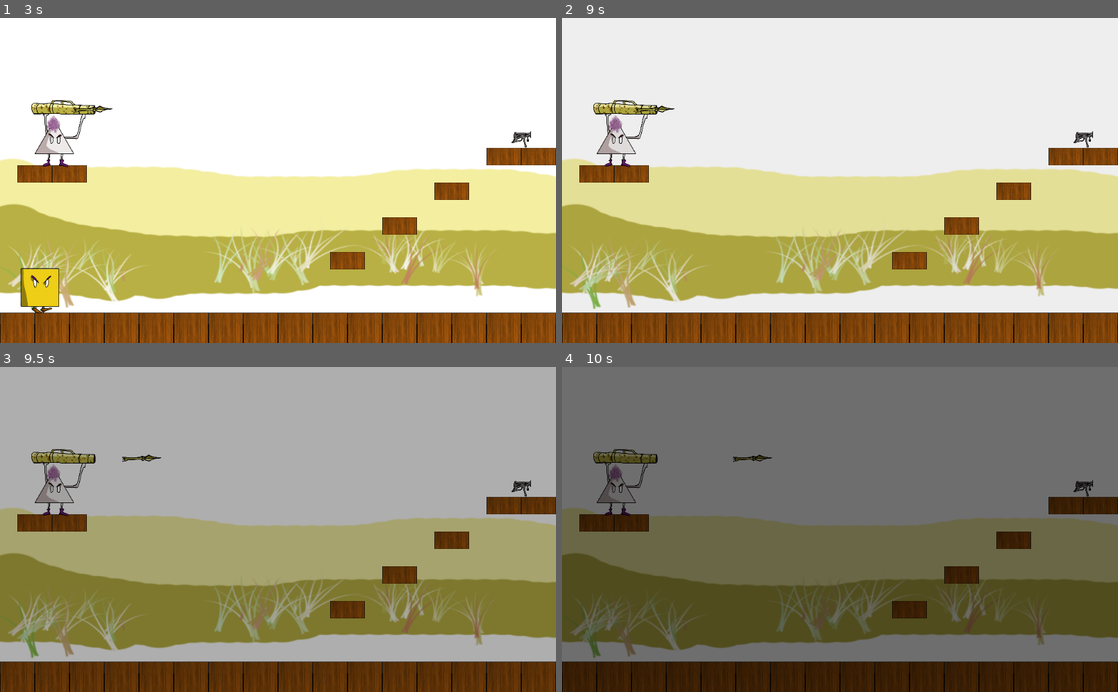
Above: before the commit, frames 1-4 (two rows, left to right).
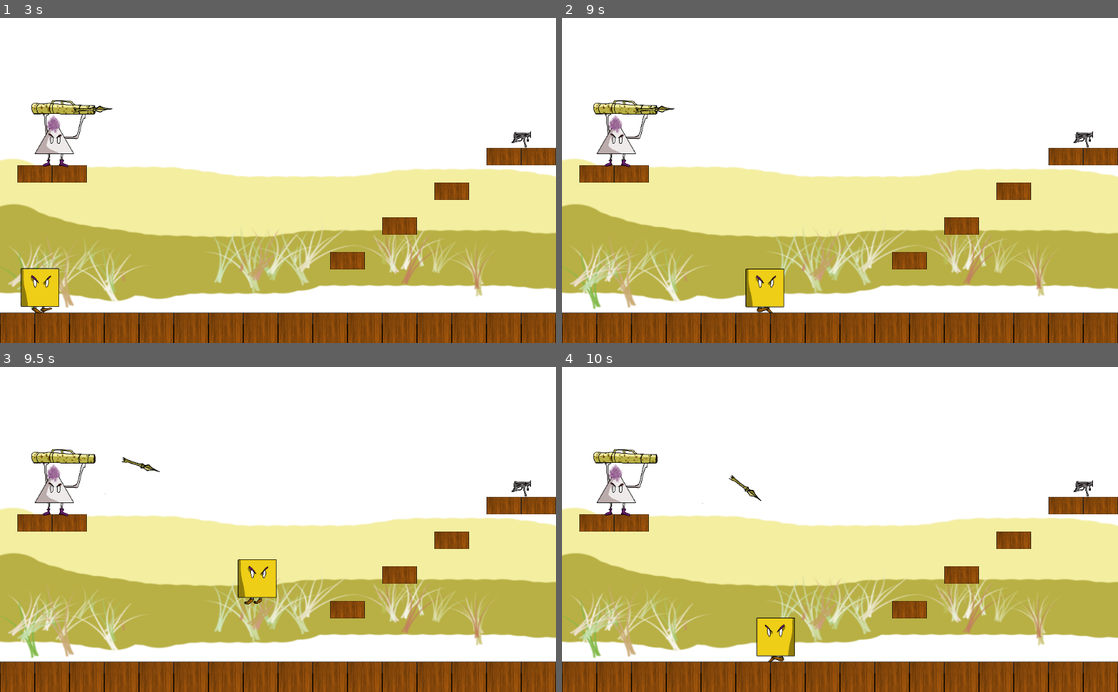
Above: after the commit, the same moments.

Repository: guimafelipe/LD45
Game: Godot game, scene res://Levels/Level3.tscn
Two runs of this game, one before a commit and one after it. Both use one fixed random seed, a clock stepped at 60 frames per second and the inputs below. This scene is started directly instead of the project's main scene. The engine's default icon, where the game draws it, is replaced by a stand-in: a white triangle on a blue panel in a dark square.
Inputs (mouse positions are in pixels of both pictures, inside the frame that each line leads up to):
- Up to frame 1 (3 s): move the mouse to (400, 164) at 0.52 s; hold S (s) 0.53-1.28 s; hold Right (ui_right) 0.53-2.03 s; tap Space (jump) at 0.77, 1.52 s; click (400, 164) at 0.8 s; move the mouse to (166, 196) at 1.27 s; click (166, 196) at 1.35 s; tap W (w) at 1.55 s; move the mouse to (333, 109) at 2.02 s; hold Left (ui_left) 2.03-2.78 s; hold W (w) 2.03-2.78 s; tap S (s) at 2.3, 2.85 s; move the mouse to (250, 245) at 2.77 s; hold Right (ui_right) from 2.78 s (still down)
- Up to frame 2 (9 s): tap Space (jump) at 3.02, 3.77, 4.52, 6.02, 6.77, 7.52 s; click (812, 245) at 3.05 s; move the mouse to (1006, 229) at 3.52 s; hold W (w) 3.53-4.28 s; click (1006, 229) at 3.6 s; move the mouse to (673, 131) at 4.27 s; release Right (ui_right) at 4.28 s; hold Left (ui_left) 4.28-5.03 s; tap W (w) at 4.35, 6.05, 8.85 s; tap S (s) at 4.55, 6.8, 7.35 s; move the mouse to (867, 180) at 5.02 s; hold Right (ui_right) 5.03-5.78 s; hold S (s) 5.03-5.78 s; click (867, 180) at 5.3 s; move the mouse to (756, 99) at 5.77 s; hold Left (ui_left) 5.78-7.28 s; click (756, 99) at 5.85 s; move the mouse to (962, 164) at 6.52 s; hold W (w) 6.53-7.28 s; move the mouse to (728, 196) at 7.27 s; hold Right (ui_right) from 7.28 s (still down); click (728, 196) at 7.55 s; move the mouse to (895, 109) at 8.02 s; hold W (w) 8.03-8.78 s; click (895, 109) at 8.1 s; move the mouse to (812, 245) at 8.77 s
- Up to frame 3 (9.5 s): keep holding Right (ui_right); tap Space (jump) at 9.02 s; tap S (s) at 9.05 s
- Up to frame 4 (10 s): move the mouse to (1006, 578) at 9.52 s; release Right (ui_right) at 9.53 s; hold Left (ui_left) from 9.53 s (still down); hold S (s) from 9.53 s (still down); tap Space (jump) at 9.77 s; click (1006, 578) at 9.8 s

Frame 1 is identical in both runs. In frame 2, 0.9% of the frame differs, in the area x 33-40%, y 77-91%; in frame 3, 99%; in frame 4, 100%, in the area x 0-100%, y 0-100%.

Commit message:
finalizei o joguinho. o codigo ta uma vergonha

Diff:
--- a/Fade.tscn
+++ b/Fade.tscn
@@ -1,7 +1,7 @@
 [gd_scene load_steps=3 format=2]
 
 [ext_resource path="res://icon.png" type="Texture" id=1]
-[ext_resource path="res://Fade.gd" type="Script" id=2]
+[ext_resource path="res://Scripts/Fade.gd" type="Script" id=2]
 
 [node name="Fade" type="TextureRect"]
 
--- a/Levels/Level1.tscn
+++ b/Levels/Level1.tscn
@@ -1041,12 +1041,19 @@
 position = Vector2( -53.4913, -8.34146 )
 _sections_unfolded = [ "Transform" ]
 
+[node name="DmgTimer" type="Timer" parent="Pistoleiro" index="4"]
+
+process_mode = 1
+wait_time = 0.5
+one_shot = true
+autostart = false
+
 [node name="PistolaPickable" parent="." index="4" instance=ExtResource( 7 )]
 
 position = Vector2( 160, 192 )
 
 [node name="Fade" parent="." index="5" instance=ExtResource( 8 )]
 
-stretch_mode = 0
-
 [connection signal="timeout" from="Pistoleiro/Timer" to="Pistoleiro" method="_on_Timer_timeout"]
+
+[connection signal="timeout" from="Pistoleiro/DmgTimer" to="Pistoleiro" method="_on_DmgTimer_timeout"]
--- a/Levels/Level2.tscn
+++ b/Levels/Level2.tscn
@@ -1183,9 +1183,16 @@
 [node name="CollisionShape2D" type="CollisionShape2D" parent="Metralheiro" index="1"]
 
 position = Vector2( 11.4031, -2.44354 )
-shape = SubResource( 1 )
-
-[node name="BulletSpawner" type="Position2D" parent="Metralheiro" index="2"]
+shape = SubResource( 2 )
+
+[node name="DmgTimer" type="Timer" parent="Metralheiro" index="2"]
+
+process_mode = 1
+wait_time = 0.5
+one_shot = true
+autostart = false
+
+[node name="BulletSpawner" type="Position2D" parent="Metralheiro" index="3"]
 
 position = Vector2( -68.1367, -18.7336 )
 _sections_unfolded = [ "Transform" ]
@@ -1210,7 +1217,7 @@
 
 [node name="Fade" parent="." index="5" instance=ExtResource( 8 )]
 
-stretch_mode = 0
+[connection signal="timeout" from="Metralheiro/DmgTimer" to="Metralheiro" method="_on_DmgTimer_timeout"]
 
 [connection signal="timeout" from="Metralheiro/BulletSpawner/Timer" to="Metralheiro" method="_on_Timer_timeout"]
 
--- a/Levels/Level3.tscn
+++ b/Levels/Level3.tscn
@@ -9,17 +9,17 @@
 [ext_resource path="res://PickableMetralha.tscn" type="PackedScene" id=7]
 [ext_resource path="res://Fade.tscn" type="PackedScene" id=8]
 
-[sub_resource type="RectangleShape2D" id=2]
+[sub_resource type="RectangleShape2D" id=1]
 
 custom_solver_bias = 0.0
 extents = Vector2( 32, 32 )
 
-[sub_resource type="ConvexPolygonShape2D" id=3]
+[sub_resource type="ConvexPolygonShape2D" id=2]
 
 custom_solver_bias = 0.0
 points = PoolVector2Array( 0, -10, 8.66025, 5, -8.66025, 5 )
 
-[node name="Level3" type="Node"]
+[node name="Level3" type="Node" index="0"]
 
 script = ExtResource( 1 )
 
@@ -1022,13 +1022,15 @@
 
 [node name="CollisionShape2D" type="CollisionShape2D" parent="Ambient/Wall12" index="1"]
 
-shape = SubResource( 2 )
+shape = SubResource( 1 )
 
 [node name="Jeremias" parent="." index="2" instance=ExtResource( 4 )]
 
 position = Vector2( 64, 480 )
 
-[node name="Bazookeiro" type="KinematicBody2D" parent="." index="3"]
+[node name="JustForBullets" type="Node2D" parent="." index="3"]
+
+[node name="Bazookeiro" type="KinematicBody2D" parent="JustForBullets" index="0"]
 
 position = Vector2( 116.815, 213.437 )
 input_pickable = false
@@ -1040,36 +1042,43 @@
 "_edit_group_": true
 }
 
-[node name="Sprite" type="Sprite" parent="Bazookeiro" index="0"]
+[node name="Sprite" type="Sprite" parent="JustForBullets/Bazookeiro" index="0"]
 
 scale = Vector2( 0.12, 0.12 )
 texture = ExtResource( 6 )
 flip_h = true
 _sections_unfolded = [ "Offset", "Transform" ]
 
-[node name="CollisionShape2D" type="CollisionShape2D" parent="Bazookeiro" index="1"]
+[node name="CollisionShape2D" type="CollisionShape2D" parent="JustForBullets/Bazookeiro" index="1"]
 
 position = Vector2( -17.1463, 16.1966 )
 scale = Vector2( 3.98219, 3.96114 )
-shape = SubResource( 3 )
-
-[node name="BulletSpawner" type="Position2D" parent="Bazookeiro" index="2"]
+shape = SubResource( 2 )
+
+[node name="BulletSpawner" type="Position2D" parent="JustForBullets/Bazookeiro" index="2"]
 
 position = Vector2( 62.9917, -44.1011 )
 
-[node name="Timer" type="Timer" parent="Bazookeiro" index="3"]
+[node name="Timer" type="Timer" parent="JustForBullets/Bazookeiro" index="3"]
 
 process_mode = 1
 wait_time = 1.0
 one_shot = false
 autostart = true
 
+[node name="DmgTimer" type="Timer" parent="JustForBullets/Bazookeiro" index="4"]
+
+process_mode = 1
+wait_time = 1.0
+one_shot = false
+autostart = false
+
 [node name="PickableMetralha" parent="." index="4" instance=ExtResource( 7 )]
 
 position = Vector2( 960, 224 )
 
 [node name="Fade" parent="." index="5" instance=ExtResource( 8 )]
 
-stretch_mode = 0
-
-[connection signal="timeout" from="Bazookeiro/Timer" to="Bazookeiro" method="_on_Timer_timeout"]
+[connection signal="timeout" from="JustForBullets/Bazookeiro/Timer" to="JustForBullets/Bazookeiro" method="_on_Timer_timeout"]
+
+[connection signal="timeout" from="JustForBullets/Bazookeiro/DmgTimer" to="JustForBullets/Bazookeiro" method="_on_DmgTimer_timeout"]
--- a/Menu.tscn
+++ b/Menu.tscn
@@ -33,10 +33,10 @@
 anchor_top = 0.0
 anchor_right = 0.0
 anchor_bottom = 0.0
-margin_left = 488.0
-margin_top = 340.0
-margin_right = 529.0
-margin_bottom = 380.0
+margin_left = 454.0
+margin_top = 301.0
+margin_right = 562.0
+margin_bottom = 394.0
 rect_pivot_offset = Vector2( 0, 0 )
 rect_clip_content = false
 mouse_filter = 0
@@ -55,15 +55,16 @@
 anchor_top = 0.0
 anchor_right = 0.0
 anchor_bottom = 0.0
-margin_top = 10.0
-margin_right = 41.0
-margin_bottom = 30.0
+margin_left = 33.0
+margin_top = 36.0
+margin_right = 74.0
+margin_bottom = 56.0
 rect_pivot_offset = Vector2( 0, 0 )
 rect_clip_content = false
 focus_mode = 2
 mouse_filter = 0
 mouse_default_cursor_shape = 0
-size_flags_horizontal = 1
+size_flags_horizontal = 2
 size_flags_vertical = 1
 toggle_mode = false
 enabled_focus_mode = 2
@@ -72,5 +73,6 @@
 text = "Start"
 flat = false
 align = 1
+_sections_unfolded = [ "Size Flags" ]
 
 [connection signal="button_down" from="CenterContainer/Button" to="." method="_on_Button_button_down"]
--- a/Missil.tscn
+++ b/Missil.tscn
@@ -11,7 +11,7 @@
 [sub_resource type="CircleShape2D" id=2]
 
 custom_solver_bias = 0.0
-radius = 51.1901
+radius = 15.0731
 
 [node name="Missil" type="Area2D"]
 
@@ -31,11 +31,10 @@
 rotation = 3.14159
 scale = Vector2( 0.12, 0.12 )
 texture = ExtResource( 2 )
-_sections_unfolded = [ "Transform" ]
+_sections_unfolded = [ "Transform", "Visibility" ]
 
 [node name="CollisionShape2D" type="CollisionShape2D" parent="." index="1"]
 
-visible = false
 shape = SubResource( 1 )
 
 [node name="LifeTimer" type="Timer" parent="." index="2"]
@@ -47,7 +46,6 @@
 
 [node name="ExplosionArea" type="Area2D" parent="." index="3"]
 
-visible = false
 input_pickable = true
 gravity_vec = Vector2( 0, 1 )
 gravity = 98.0
--- a/PistolaPickable.tscn
+++ b/PistolaPickable.tscn
@@ -1,6 +1,6 @@
 [gd_scene load_steps=4 format=2]
 
-[ext_resource path="res://PistolaPickable.gd" type="Script" id=1]
+[ext_resource path="res://Scripts/PistolaPickable.gd" type="Script" id=1]
 [ext_resource path="res://Art/objetos/justGun.png" type="Texture" id=2]
 
 [sub_resource type="RectangleShape2D" id=1]
--- a/Scripts/Bazookeiro.gd
+++ b/Scripts/Bazookeiro.gd
@@ -3,6 +3,8 @@
 var BulletClass = preload("res://Missil.tscn")
 
 const COOLDOWN = 3
+
+var vidas = 4
 
 signal morri
 
@@ -11,13 +13,24 @@
 
 func shoot():
 	var bullet = BulletClass.instance()
-	bullet.set_position($BulletSpawner.position)
+#	bullet.positon = $BulletSpawner.position
+	bullet.set_position($BulletSpawner.global_position)
 	bullet.set_dir(Vector2(1, 0).normalized())
-	add_child(bullet)
+	get_parent().add_child(bullet)
 
 func _on_Timer_timeout():
 	shoot()
 
 func take_damage():
+	vidas-=1
+	modulate = Color(1, 0.2, 0.2, 0.5)
+	$DmgTimer.start()
+	if vidas == 0:
+		die()
+
+func die():
 	emit_signal("morri")
 	queue_free()
+
+func _on_DmgTimer_timeout():
+	modulate = Color(1,1,1,1)
--- a/Scripts/Level3.gd
+++ b/Scripts/Level3.gd
@@ -1,22 +1,30 @@
 extends Node
+
+var ja_acabou = false
 
 func _ready():
 	$Fade.fade_in()
 #	$Jeremias.enable_metralhadora()
 	$Fade/Timer.connect("timeout", self, "comecar")
-	$Bazookeiro/Timer.start()
+	$JustForBullets/Bazookeiro/Timer.start()
 
 func comecar():
 	$Jeremias.can_move = true
-	$Bazookeiro.connect("morri", self, "finalizar")
+	$JustForBullets/Bazookeiro.connect("morri", self, "finalizar")
 	$Jeremias.connect("morri", self, "recomecar")
 
 func finalizar():
+	if ja_acabou:
+		return
+	ja_acabou = true
 	$Fade/Timer.disconnect("timeout", self, "comecar")
 	$Fade/Timer.connect("timeout", self, "next_level")
 	$Fade.fade_out()
 
 func recomecar():
+	if ja_acabou:
+		return
+	ja_acabou = true
 	$Fade/Timer.disconnect("timeout", self, "comecar")
 	$Fade/Timer.connect("timeout", self, "same_level")
 	$Fade.fade_out()
--- a/Scripts/Metralheiro.gd
+++ b/Scripts/Metralheiro.gd
@@ -10,6 +10,8 @@
 var timer_rajada
 
 var bullets_shot = 0
+
+var vidas = 3
 
 signal morri
 
@@ -32,8 +34,18 @@
 	add_child(bullet)
 
 func take_damage():
+	vidas-=1
+	modulate = Color(1, 0.2, 0.2, 0.5)
+	$DmgTimer.start()
+	if vidas == 0:
+		die()
+
+func die():
 	emit_signal("morri")
 	queue_free()
+
+func _on_DmgTimer_timeout():
+	modulate = Color(1,1,1,1)
 
 func _on_Timer_timeout():
 	bullets_shot = 0
--- a/Scripts/Pistoleiro.gd
+++ b/Scripts/Pistoleiro.gd
@@ -5,6 +5,8 @@
 const COOLDOWN = 1.5
 
 signal morri
+
+var vidas = 2
 
 func shoot():
 	var bullet = BulletClass.instance()
@@ -15,6 +17,17 @@
 func _on_Timer_timeout():
 	shoot()
 
+
 func take_damage():
+	vidas-=1
+	modulate = Color(1, 0.2, 0.2, 0.5)
+	$DmgTimer.start()
+	if vidas == 0:
+		die()
+
+func die():
 	emit_signal("morri")
 	queue_free()
+
+func _on_DmgTimer_timeout():
+	modulate = Color(1,1,1,1)
Not shown: 42 places in Levels/Level1.tscn that only renumber resources
Not shown: 44 places in Levels/Level2.tscn that only renumber resources
Not shown: 40 places in Levels/Level3.tscn that only renumber resources
Renamed: Fade.gd -> Scripts/Fade.gd
Renamed: PistolaPickable.gd -> Scripts/PistolaPickable.gd
